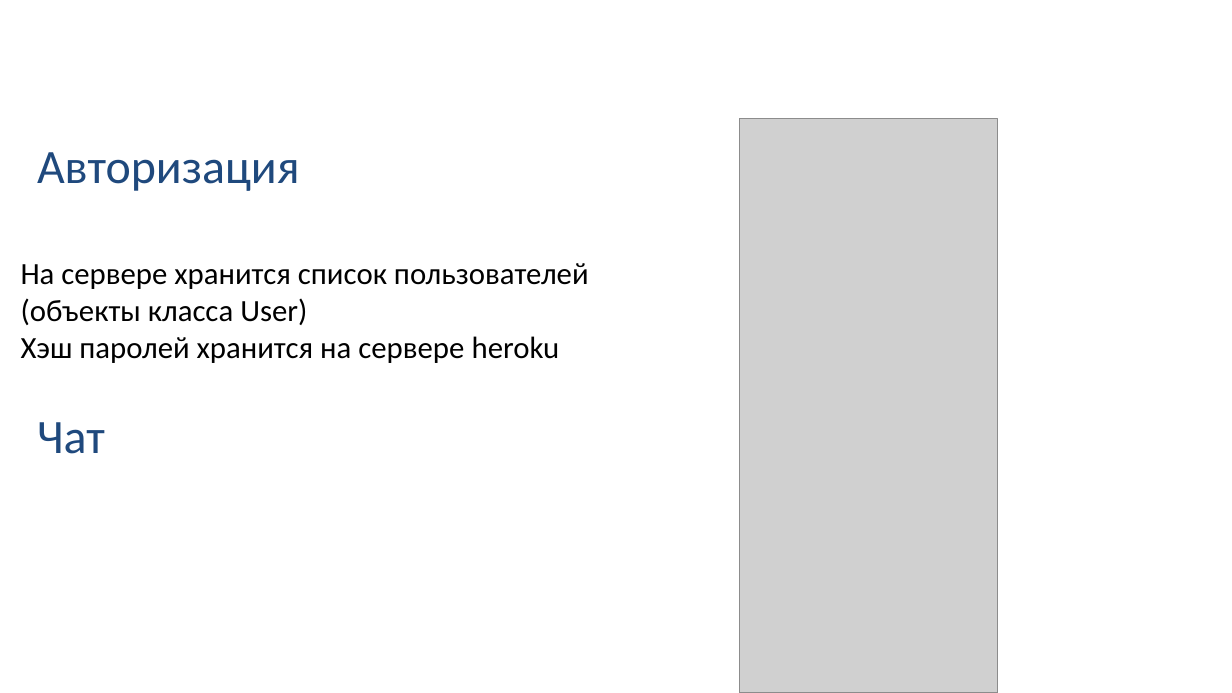
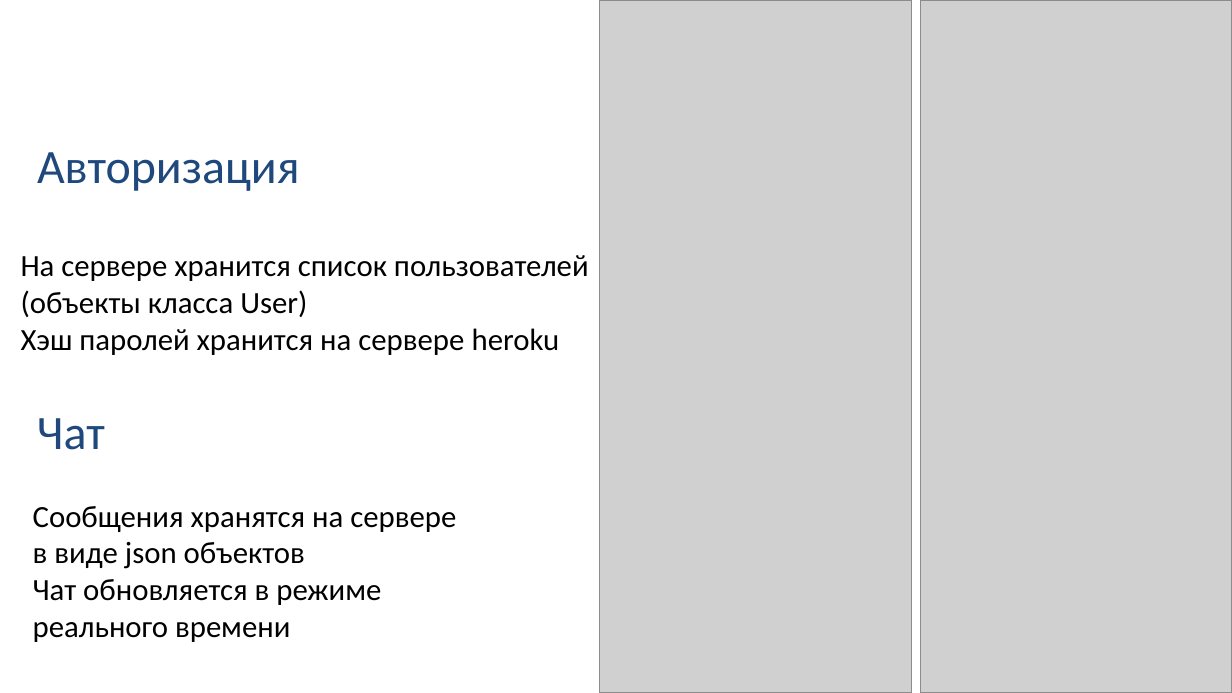
Before and after one commit to Vaneyk1973/FinalProject, a slide deck: slide 9 of Путь к вершине.pptx. Drawn at 1232x693 pixels with LibreOffice and Linux fonts; fonts in the diff are those of the drawing; grey boxes stand for pictures; background and template pictures are left out. Boxes give left, top, right and bottom in pixels: in the first picture for what was removed or moved away, otherwise in the second. Text is boxed around its words. In the diff, an @@ line names an element or a change of style, - is before the commit and + after.

```diff
--- a/Путь к вершине.pptx
+++ b/Путь к вершине.pptx
@@ picture added at <box>600,0,912,692</box> @@
@@ picture added at <box>920,0,1232,692</box> @@
@@ picture removed at <box>739,118,998,692</box> @@
@@ text "На сервере хранится список пользователей": place and size @@
-text "На сервере хранится список пользователей" at <box>21,263,589,363</box>
+text "На сервере хранится список пользователей" at <box>21,255,589,355</box>
@@ text "Чат": place and size @@
-text "Чат" at <box>37,422,105,454</box>
+text "Чат" at <box>37,418,105,450</box>
@@ text added at <box>33,506,456,642</box>, 18 pt, text #000000 @@
+Сообщения хранятся на сервере в виде json объектов
+Чат обновляется в режиме реального времени
```
Also in this commit, not shown: 3 other slides changed, 1 slide added, 1 slide removed, 6 other files.
